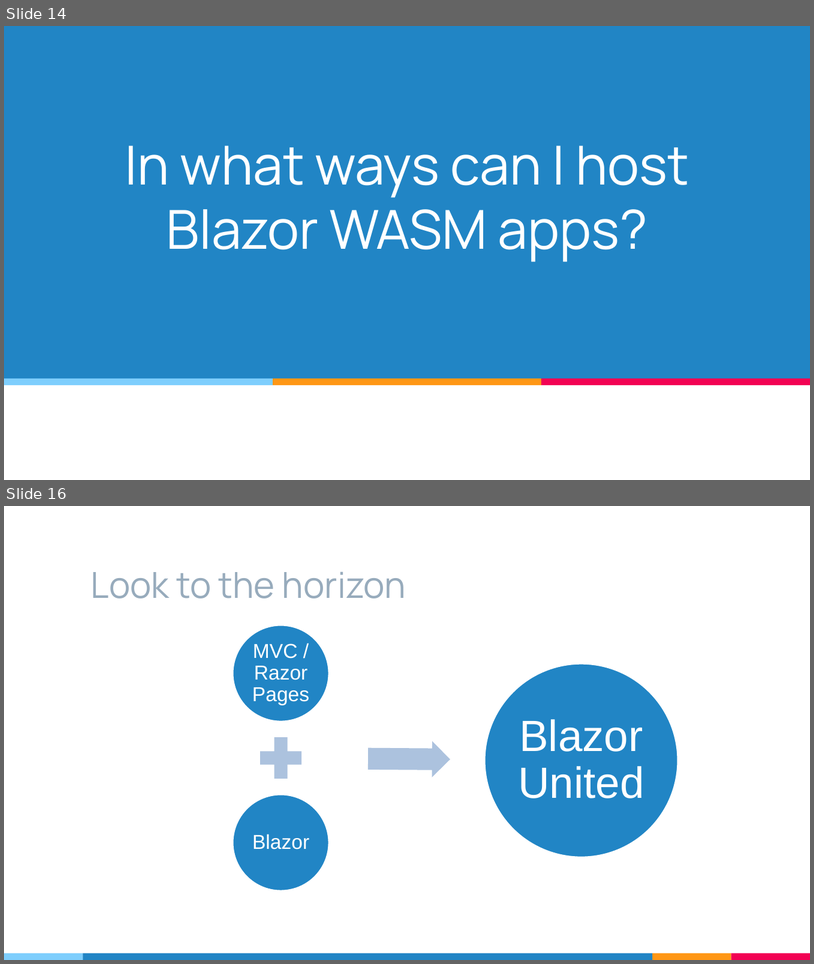
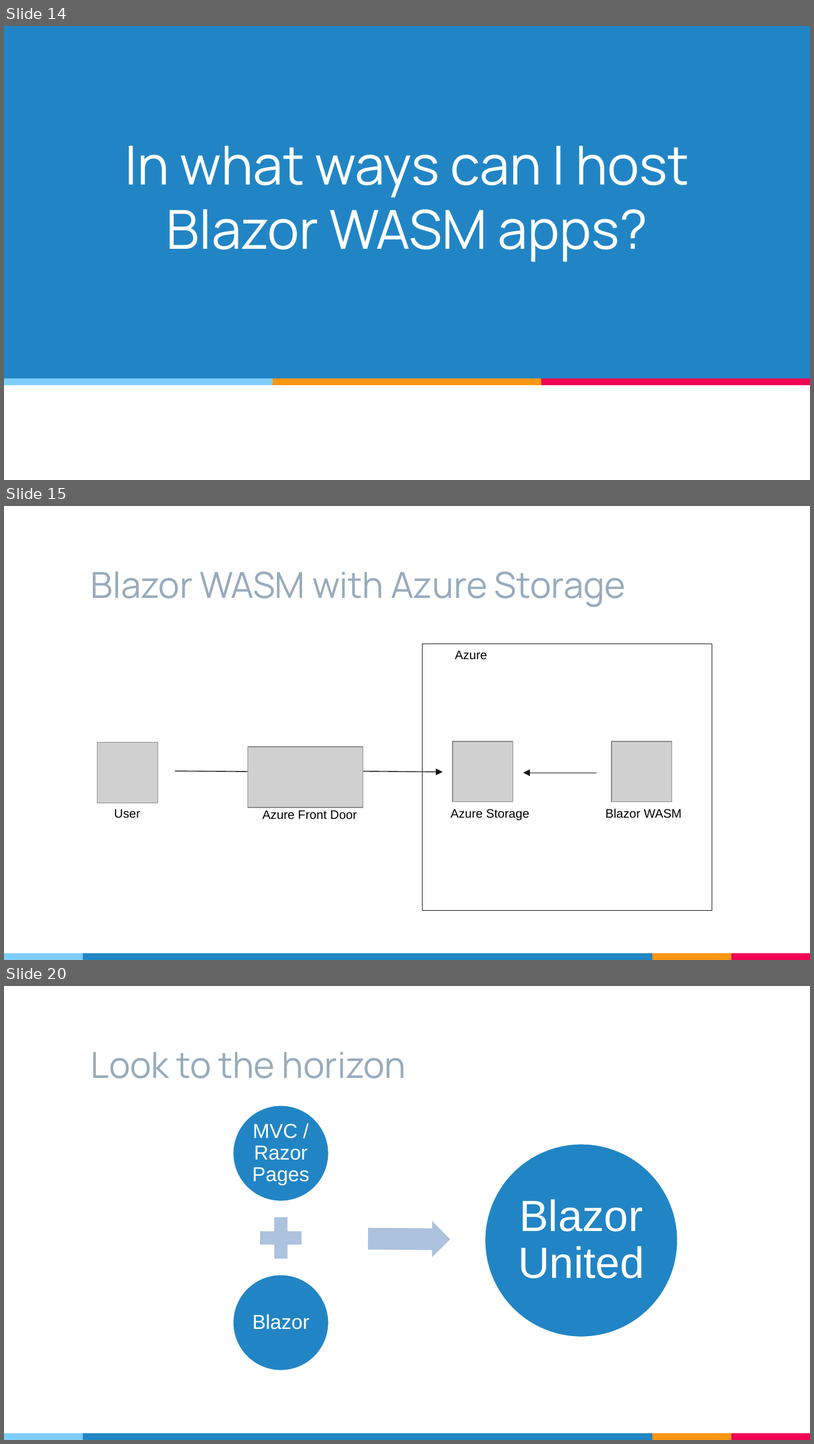
Before and after one commit to isaacrlevin/levin-talks, a slide deck: Running_ASP.NET_Core_Apps_without_a_server.pptx. Shown one above the other, each under a label of ours: slides 14 and 16 before the commit, slides 14, 15 and 20 after it; the slides between them are not shown. The pictures are 814x964 and 814x1444 pixels, drawn with LibreOffice and Linux fonts; fonts in the diff are those of the drawing; grey boxes stand for pictures. Boxes give left, top, right and bottom in pixels: in the first picture for what was removed or moved away, otherwise in the second. Text is boxed around its words. In the diff, an @@ line names an element or a change of style, - is before the commit and + after.

```diff
--- a/Running_ASP.NET_Core_Apps_without_a_server.pptx
+++ b/Running_ASP.NET_Core_Apps_without_a_server.pptx
@@ slide 15 added at [4,506,810,960], background #FFFFFF; not listed: 4 template elements that a slide beside it also shows @@
@@ title added at [91,571,626,607], 32 pt, text #97ABBC @@
+Blazor WASM with Azure Storage
@@ rectangle added at [423,643,713,910], outline #13171A 0.5 pt @@
@@ text added at [455,651,488,660], 11 pt, text #000000 @@
+Azure
@@ picture added at [98,742,158,803] @@
@@ picture added at [248,747,363,807] @@
@@ picture added at [453,741,513,802] @@
@@ picture added at [612,741,672,802] @@
@@ arrow added from (175, 771) to (264, 771), #13171A 0.75 pt @@
@@ arrow added from (354, 771) to (443, 772), #13171A 0.75 pt @@
@@ arrow added from (597, 773) to (524, 773), #13171A 0.75 pt @@
@@ text added at [114,809,140,818], 11 pt, text #000000 @@
+User
@@ text added at [263,810,357,819], 11 pt, text #000000 @@
+Azure Front Door
@@ text added at [451,808,530,820], 11 pt, text #000000 @@
+Azure Storage
@@ text added at [606,808,682,818], 11 pt, text #000000 @@
+Blazor WASM
@@ what was slide 16 is now slide 20 @@
```
Also in this commit, not shown: 3 other slides added.
